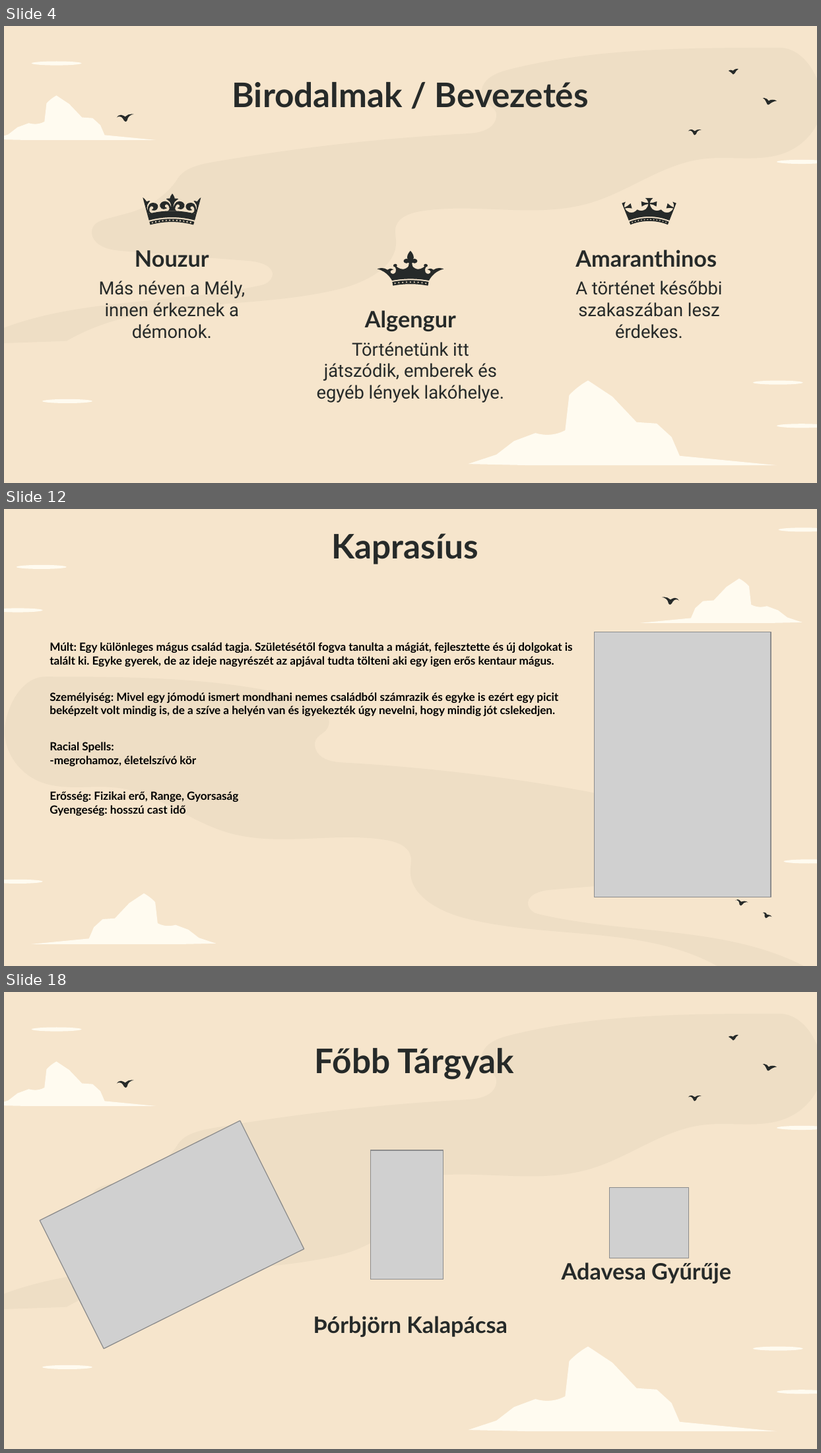
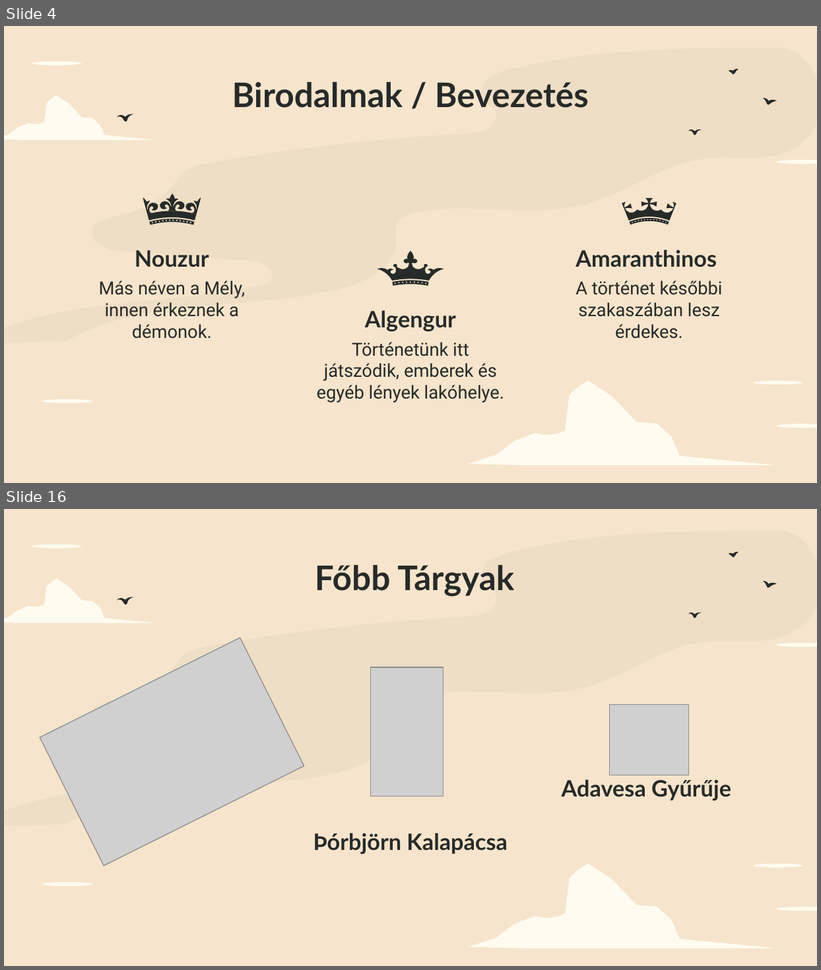
Before and after one commit to matemegyesi/Bread-Szerepjatek, a slide deck: PPT.pptx. Shown one above the other, each under a label of ours: slides 4, 12 and 18 before the commit, slides 4 and 16 after it; the slides between them are not shown. The pictures are 821x1453 and 821x970 pixels, drawn with LibreOffice and Linux fonts; fonts in the diff are those of the drawing; grey boxes stand for pictures. Boxes give left, top, right and bottom in pixels: in the first picture for what was removed or moved away, otherwise in the second. Text is boxed around its words. In the diff, an @@ line names an element or a change of style, - is before the commit and + after.

```diff
--- a/PPT.pptx
+++ b/PPT.pptx
@@ slide 12 removed at (4,509,817,966), background #F6E5CC @@
@@ title removed at (332,533,479,564) @@
-Kaprasíus
@@ freeform shape removed at (640,579,803,624) @@
@@ freeform shape removed at (662,597,679,604) @@
@@ text removed at (50,642,573,816) @@
-Múlt: Egy különleges mágus család tagja. Születésétől fogva tanulta a mágiát, fejlesztette és új dolgokat is talált ki. Egyke gyerek, de az ideje nagyrészét az apjával tudta tölteni aki egy igen erős kentaur mágus.
-Személyiség: Mivel egy jómodú ismert mondhani nemes családból számrazik és egyke is ezért egy picit beképzelt volt mindig is, de a szíve a helyén van és igyekezték úgy nevelni, hogy mindig jót cslekedjen.
-Racial Spells:
--megrohamoz, életelszívó kör
-Erősség: Fizikai erő, Range, Gyorsaság
-Gyengeség: hosszú cast idő
@@ picture removed at (594,632,771,897) @@
@@ freeform shape removed at (4,677,817,966) @@
@@ group removed at (4,527,817,884): 5 freeform shapes @@
@@ freeform shape removed at (31,894,217,945) @@
@@ freeform shape removed at (735,900,748,906) @@
@@ freeform shape removed at (762,912,772,918) @@
@@ what was slide 18 is now slide 16 @@
```
Also in this commit, not shown: 5 slides changed, 1 other slide removed.
